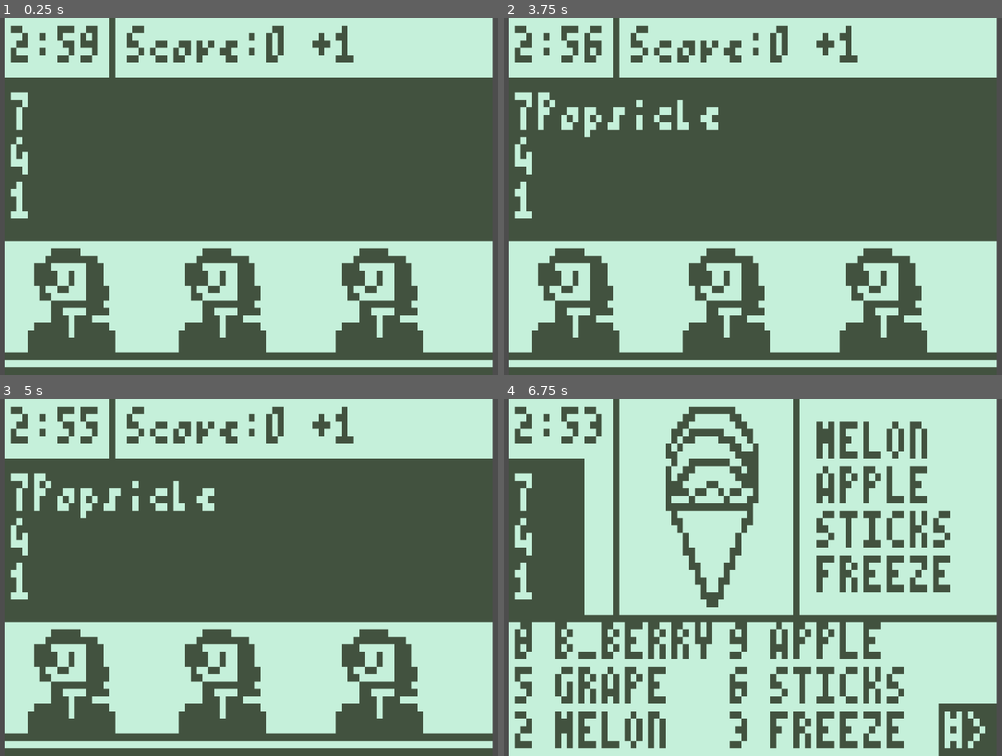
Above: before the commit, frames 1-4 (two rows, left to right).
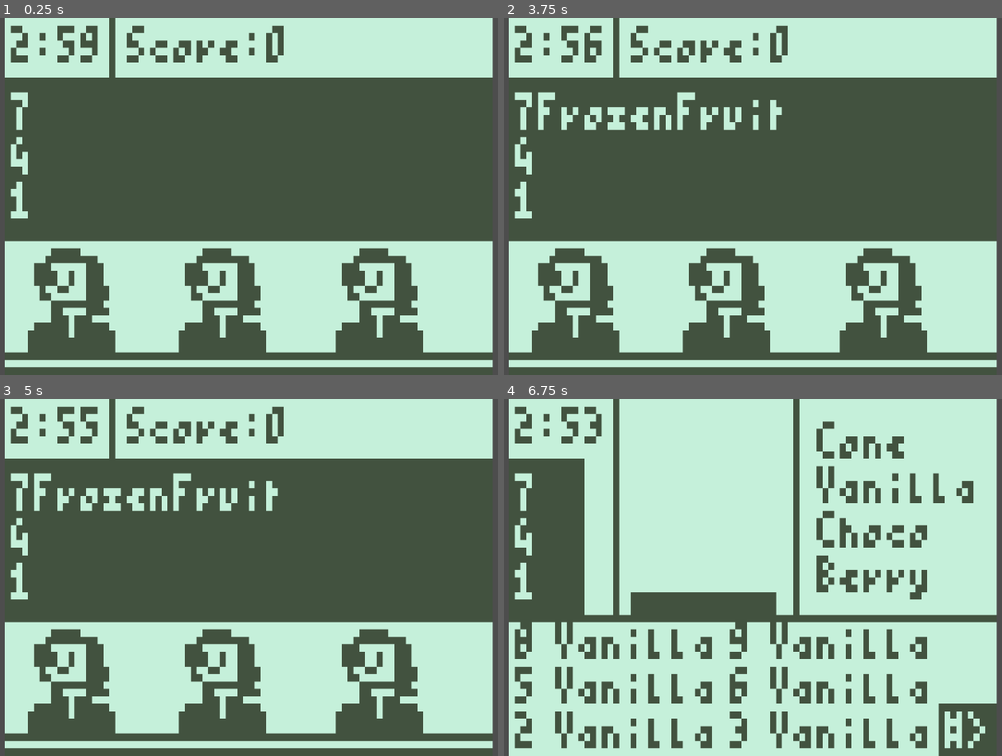
Above: after the commit, the same moments.

Repository: ErikHo61/NokiaJam2024
Game: Godot game, scene res://main.tscn
The game is run twice, just before and just after one commit, with the same random seed, the same clock (stepped at 60 frames per second) and the same inputs.
Inputs:
- Up to frame 1 (0.25 s): no input
- Up to frame 2 (3.75 s): tap Enter at 0.5, 2.75 s; hold Keypad Enter (kp enter) 0.53-1.28 s; tap Keypad 0 (kp 0) at 1.35 s; tap Keypad Enter (kp enter) at 1.55, 3.05 s; tap Space at 2, 3.5 s; hold Keypad Enter (kp enter) 2.03-2.78 s; tap Keypad 1 (kp 1) at 2.1 s; tap Keypad 2 (kp 2) at 2.85 s; hold Keypad Enter (kp enter) from 3.53 s (still down); tap Keypad 3 (kp 3) at 3.6 s
- Up to frame 3 (5 s): release Keypad Enter (kp enter) at 4.28 s; tap Keypad 4 (kp 4) at 4.35 s; tap Keypad Enter (kp enter) at 4.55 s
- Up to frame 4 (6.75 s): tap Enter at 5 s; hold Keypad Enter (kp enter) 5.03-5.78 s; tap Keypad 5 (kp 5) at 5.1 s; tap Space at 5.75 s; tap Keypad 6 (kp 6) at 5.85 s; tap Keypad Enter (kp enter) at 6.05 s; hold Keypad Enter (kp enter) from 6.53 s (still down); tap Keypad 7 (kp 7) at 6.6 s

The runs differ from the first frame. In frame 1, 0.3% of the frame differs, in the area x 62-72%, y 2-13%; in frame 2, 1.5%; in frame 3, 1.5%; in frame 4, 18%, in the area x 10-95%, y 2-98%.
Error after the commit: Invalid assignment of property or key 'text' with value of type 'String' on a base object of type 'null instance'. (res://assets/Scripts/Minigame.gd:87)

Commit message:
New Sprites, Some logic for sounds

Diff:
--- a/assets/Scripts/Game.gd
+++ b/assets/Scripts/Game.gd
@@ -18,6 +18,7 @@
 
 # Called when the node enters the scene tree for the first time.
 func _ready():
+	#load("res://assets/sfx/ring1.wav")
 	preload_minigames()
 	input = get_node("Input")
 	connect_input()
@@ -48,6 +49,12 @@
 		elif($Minigames/MinigameSelection1/Input.text == ""):
 			CurMinigameHolder1 = initialize_minigame()
 			$Minigames/MinigameSelection1/Input.text = CurMinigameHolder1.title
+
+		#if($AudioPlayer.is_playing()):
+			#$AudioPlayer.stop()
+		#print("thing")
+		#$AudioPlayer.stream = load("res://assets/sfx/ring1.wav")
+		#$AudioPlayer.play()
 		randomize_next_minigame_time()
 
 func randomize_next_minigame_time():
@@ -72,19 +79,27 @@
 	load("res://assets/GDResources/Minigames/IceCreamScoop.tres")
 	load("res://assets/GDResources/Minigames/Cake.tres")
 	load("res://assets/GDResources/Minigames/Popsicle.tres")
+	load("res://assets/GDResources/Minigames/FrozenFruit.tres")
 
 func initialize_minigame():
 	var output
 	var rng = RandomNumberGenerator.new()
 	rng.randomize()
-	var num = rng.randi_range(0, 2)
+	var num = rng.randi_range(0, 3)
 	match num:
 		0:
 			output = load("res://assets/GDResources/Minigames/IceCreamScoop.tres")
+			#$FoodSprite.set_animation("IceCream")
 		1:
 			output = load("res://assets/GDResources/Minigames/Cake.tres")
+			#$FoodSprite.set_animation("Cake")
 		2:
 			output = load("res://assets/GDResources/Minigames/Popsicle.tres")
+			#$FoodSprite.set_animation("Popsicle")
+		3:
+			output = load("res://assets/GDResources/Minigames/FrozenFruit.tres")
+			#$FoodSprite.set_animation("FrozenFruit")
+
 	return output
 
 func _on_input_received(keycode):
--- a/assets/Scripts/Minigame.gd
+++ b/assets/Scripts/Minigame.gd
@@ -15,10 +15,7 @@
 signal ScoreReturn(score)
 
 func _ready():
-	blips.append(load("res://assets/sfx/blip1.wav"))
-	blips.append(load("res://assets/sfx/blip5.wav"))
-	blips.append(load("res://assets/sfx/blip7.wav"))
-	blips.append(load("res://assets/sfx/blip9.wav"))
+	load_sfx()
 	pass
 
 func _process(delta):
@@ -35,7 +32,7 @@
 		return
 	if(has_node("BottomPanel/HBoxContainer"+keycode)):
 		add_ingredient(get_node("BottomPanel/HBoxContainer"+keycode+"/Input").text, keycode)
-		play_random_blip()
+		#play_random_blip()
 		return
 	match keycode:
 		"#":
@@ -44,6 +41,7 @@
 func add_ingredient(input, keycode):
 	if(input != ""):
 		CurOrderFilled.append(get_node("BottomPanel/HBoxContainer"+keycode+"/Input").text)
+
 
 func connect_input():
 	input.input.connect(_on_input_received)
@@ -67,8 +65,6 @@
 				tempCurOrder.erase(CurOrderFilled[i])
 				tempScore += 1
 		tempScore -= tempCurOrder.size()
-
-
 	return tempScore
 
 #Make the order screen active and attach all labels
@@ -104,13 +100,20 @@
 	if(audioplayer.is_playing()):
 		audioplayer.stop()
 	if(score < targetScore):
-
 		audioplayer.stream = load("res://assets/sfx/good2.wav")
 	else:
 		audioplayer.stream = load("res://assets/sfx/good1.wav")
 	audioplayer.play()
 
+#func update_food():
+	#$Food.texture = icecream[1]
 
 func deactivate_minigame():
 	self.visible = false
 	emit_signal("ScoreReturn", validation())
+
+func load_sfx():
+	blips.append(load("res://assets/sfx/blip1.wav"))
+	blips.append(load("res://assets/sfx/blip5.wav"))
+	blips.append(load("res://assets/sfx/blip7.wav"))
+	blips.append(load("res://assets/sfx/blip9.wav"))
--- a/scene/DinerScreen.tscn
+++ b/scene/DinerScreen.tscn
@@ -5,7 +5,7 @@
 [ext_resource type="Texture2D" uid="uid://016ob5bck0ku" path="res://assets/Sprites/FrontPerson.png" id="2_rlr4q"]
 [ext_resource type="Script" path="res://assets/Scripts/InputScript.gd" id="4_dt4a0"]
 [ext_resource type="PackedScene" uid="uid://dcoudhyv37usn" path="res://scene/OrderScreen.tscn" id="5_yuxce"]
-[ext_resource type="AudioStream" uid="uid://bjunaw2rf13vf" path="res://assets/sfx/blip1.wav" id="6_hp8wo"]
+[ext_resource type="AudioStream" uid="uid://cabj73b6mwtms" path="res://assets/sfx/blip5.wav" id="6_2b3co"]
 
 [node name="Diner" type="Node2D"]
 script = ExtResource("1_tyysg")
@@ -175,7 +175,6 @@
 offset_bottom = 11.0
 theme_override_colors/default_color = Color(0, 0, 0, 1)
 theme_override_fonts/normal_font = ExtResource("1_v7gsg")
-text = "+1"
 fit_content = true
 autowrap_mode = 0
 
@@ -191,6 +190,6 @@
 visible = false
 
 [node name="AudioPlayer" type="AudioStreamPlayer2D" parent="."]
-stream = ExtResource("6_hp8wo")
+stream = ExtResource("6_2b3co")
 
 [connection signal="timeout" from="Timer" to="." method="_on_timer_timeout"]
--- a/scene/OrderScreen.tscn
+++ b/scene/OrderScreen.tscn
@@ -1,8 +1,110 @@
-[gd_scene load_steps=4 format=3 uid="uid://dcoudhyv37usn"]
+[gd_scene load_steps=24 format=3 uid="uid://dcoudhyv37usn"]
 
 [ext_resource type="FontFile" uid="uid://cxeg4c7rwp2y3" path="res://assets/fonts/lowrez/lowrez.png" id="1_b1rls"]
 [ext_resource type="Script" path="res://assets/Scripts/Minigame.gd" id="1_cic5e"]
 [ext_resource type="Texture2D" uid="uid://cah2jl8dyfh5j" path="res://assets/Sprites/IceCream4.png" id="2_wkx0y"]
+[ext_resource type="Texture2D" uid="uid://ckxb3yqwapvrr" path="res://assets/Sprites/Cake1.png" id="4_7mcip"]
+[ext_resource type="Texture2D" uid="uid://uti2uynj5xqi" path="res://assets/Sprites/Cake2.png" id="5_7dr1h"]
+[ext_resource type="Texture2D" uid="uid://cmky8mh85kxw6" path="res://assets/Sprites/Cake3.png" id="6_tjds5"]
+[ext_resource type="Texture2D" uid="uid://4cclmqk7xk8r" path="res://assets/Sprites/Cake4.png" id="7_wx2or"]
+[ext_resource type="Texture2D" uid="uid://cbcyc0hhjcuhb" path="res://assets/Sprites/Cake5.png" id="8_7wyid"]
+[ext_resource type="Texture2D" uid="uid://1qcbp2tx2ukt" path="res://assets/Sprites/Cake6.png" id="9_3xef8"]
+[ext_resource type="Texture2D" uid="uid://cb6wm4a1obtir" path="res://assets/Sprites/FrozenFruit1.png" id="10_6m6fk"]
+[ext_resource type="Texture2D" uid="uid://bo2ph3irxkhc6" path="res://assets/Sprites/FrozenFruit2.png" id="11_k4jwu"]
+[ext_resource type="Texture2D" uid="uid://c2meprrngk386" path="res://assets/Sprites/FrozenFruit3.png" id="12_pnu6w"]
+[ext_resource type="Texture2D" uid="uid://sqeakqbfptee" path="res://assets/Sprites/FrozenFruit4.png" id="13_1cmiv"]
+[ext_resource type="Texture2D" uid="uid://dreht14bxr6lj" path="res://assets/Sprites/IceCream1.png" id="14_u3eks"]
+[ext_resource type="Texture2D" uid="uid://lckwytlr3xbm" path="res://assets/Sprites/IceCream2.png" id="15_nqugq"]
+[ext_resource type="Texture2D" uid="uid://bj28x8jfpwqat" path="res://assets/Sprites/IceCream3.png" id="16_7i7hl"]
+[ext_resource type="Texture2D" uid="uid://dti77c0wtyq4j" path="res://assets/Sprites/Popsicle1.png" id="17_xk2f1"]
+[ext_resource type="Texture2D" uid="uid://bebstkkcckaxd" path="res://assets/Sprites/Popsicle2.png" id="18_dh8pp"]
+[ext_resource type="Texture2D" uid="uid://dbyhh8dpti0ho" path="res://assets/Sprites/Popsicle3.png" id="19_2v8fr"]
+[ext_resource type="Texture2D" uid="uid://duscdec4h2sie" path="res://assets/Sprites/Popsicle4.png" id="20_88vy0"]
+[ext_resource type="Texture2D" uid="uid://bvdg1jtrns7t7" path="res://assets/Sprites/Popsicle5.png" id="21_4rtq4"]
+[ext_resource type="Texture2D" uid="uid://cq4265rkrjeu4" path="res://assets/Sprites/Popsicle6.png" id="22_4lo40"]
+
+[sub_resource type="SpriteFrames" id="SpriteFrames_kuylm"]
+animations = [{
+"frames": [{
+"duration": 1.0,
+"texture": ExtResource("4_7mcip")
+}, {
+"duration": 1.0,
+"texture": ExtResource("5_7dr1h")
+}, {
+"duration": 1.0,
+"texture": ExtResource("6_tjds5")
+}, {
+"duration": 1.0,
+"texture": ExtResource("7_wx2or")
+}, {
+"duration": 1.0,
+"texture": ExtResource("8_7wyid")
+}, {
+"duration": 1.0,
+"texture": ExtResource("9_3xef8")
+}],
+"loop": false,
+"name": &"Cake",
+"speed": 5.0
+}, {
+"frames": [{
+"duration": 1.0,
+"texture": ExtResource("10_6m6fk")
+}, {
+"duration": 1.0,
+"texture": ExtResource("11_k4jwu")
+}, {
+"duration": 1.0,
+"texture": ExtResource("12_pnu6w")
+}, {
+"duration": 1.0,
+"texture": ExtResource("13_1cmiv")
+}],
+"loop": false,
+"name": &"FrozenFruit",
+"speed": 5.0
+}, {
+"frames": [{
+"duration": 1.0,
+"texture": ExtResource("14_u3eks")
+}, {
+"duration": 1.0,
+"texture": ExtResource("15_nqugq")
+}, {
+"duration": 1.0,
+"texture": ExtResource("16_7i7hl")
+}, {
+"duration": 1.0,
+"texture": ExtResource("2_wkx0y")
+}],
+"loop": false,
+"name": &"IceCream",
+"speed": 5.0
+}, {
+"frames": [{
+"duration": 1.0,
+"texture": ExtResource("17_xk2f1")
+}, {
+"duration": 1.0,
+"texture": ExtResource("18_dh8pp")
+}, {
+"duration": 1.0,
+"texture": ExtResource("19_2v8fr")
+}, {
+"duration": 1.0,
+"texture": ExtResource("20_88vy0")
+}, {
+"duration": 1.0,
+"texture": ExtResource("21_4rtq4")
+}, {
+"duration": 1.0,
+"texture": ExtResource("22_4lo40")
+}],
+"loop": false,
+"name": &"Popsicle",
+"speed": 5.0
+}]
 
 [node name="OrderScreen" type="Node2D"]
 script = ExtResource("1_cic5e")
@@ -27,13 +129,33 @@
 offset_right = 84.0
 offset_bottom = 48.0
 
-[node name="HBoxContainer8" type="Control" parent="BottomPanel"]
+[node name="ColorRect2" type="ColorRect" parent="BottomPanel"]
+layout_mode = 0
+offset_top = -1.0
+offset_right = 85.0
+color = Color(0.164706, 0.164706, 0.164706, 1)
+
+[node name="ColorRect3" type="ColorRect" parent="BottomPanel"]
+layout_mode = 0
+offset_left = 18.0
+offset_top = -30.0
+offset_right = 19.0
+color = Color(0.164706, 0.164706, 0.164706, 1)
+
+[node name="ColorRect4" type="ColorRect" parent="BottomPanel"]
+layout_mode = 0
+offset_left = 49.0
+offset_top = -30.0
+offset_right = 50.0
+color = Color(0.164706, 0.164706, 0.164706, 1)
+
+[node name="HBoxContainer" type="Control" parent="BottomPanel"]
 anchors_preset = 0
 offset_left = 1.0
 offset_right = 49.0
 offset_bottom = 10.0
 
-[node name="Label" type="RichTextLabel" parent="BottomPanel/HBoxContainer8"]
+[node name="Input" type="RichTextLabel" parent="BottomPanel/HBoxContainer"]
 layout_mode = 2
 offset_right = 4.0
 offset_bottom = 10.0
@@ -43,25 +165,25 @@
 fit_content = true
 autowrap_mode = 0
 
-[node name="Input" type="RichTextLabel" parent="BottomPanel/HBoxContainer8"]
-layout_mode = 2
-offset_left = 7.0
-offset_right = 47.0
-offset_bottom = 10.0
-size_flags_horizontal = 3
-theme_override_colors/default_color = Color(0, 0, 0, 1)
-theme_override_fonts/normal_font = ExtResource("1_b1rls")
-text = "Vanilla"
-fit_content = true
-
-[node name="HBoxContainer5" type="Control" parent="BottomPanel"]
+[node name="Name" type="RichTextLabel" parent="BottomPanel/HBoxContainer"]
+layout_mode = 2
+offset_left = 7.0
+offset_right = 47.0
+offset_bottom = 10.0
+size_flags_horizontal = 3
+theme_override_colors/default_color = Color(0, 0, 0, 1)
+theme_override_fonts/normal_font = ExtResource("1_b1rls")
+text = "Vanilla"
+fit_content = true
+
+[node name="HBoxContainer2" type="Control" parent="BottomPanel"]
 anchors_preset = 0
 offset_left = 1.0
 offset_top = 6.0
 offset_right = 49.0
 offset_bottom = 16.0
 
-[node name="Label" type="RichTextLabel" parent="BottomPanel/HBoxContainer5"]
+[node name="Input" type="RichTextLabel" parent="BottomPanel/HBoxContainer2"]
 layout_mode = 2
 offset_right = 4.0
 offset_bottom = 10.0
@@ -71,25 +193,25 @@
 fit_content = true
 autowrap_mode = 0
 
-[node name="Input" type="RichTextLabel" parent="BottomPanel/HBoxContainer5"]
-layout_mode = 2
-offset_left = 7.0
-offset_right = 47.0
-offset_bottom = 10.0
-size_flags_horizontal = 3
-theme_override_colors/default_color = Color(0, 0, 0, 1)
-theme_override_fonts/normal_font = ExtResource("1_b1rls")
-text = "Vanilla"
-fit_content = true
-
-[node name="HBoxContainer2" type="Control" parent="BottomPanel"]
+[node name="Name" type="RichTextLabel" parent="BottomPanel/HBoxContainer2"]
+layout_mode = 2
+offset_left = 7.0
+offset_right = 47.0
+offset_bottom = 10.0
+size_flags_horizontal = 3
+theme_override_colors/default_color = Color(0, 0, 0, 1)
+theme_override_fonts/normal_font = ExtResource("1_b1rls")
+text = "Vanilla"
+fit_content = true
+
+[node name="HBoxContainer3" type="Control" parent="BottomPanel"]
 anchors_preset = 0
 offset_left = 1.0
 offset_top = 12.0
 offset_right = 49.0
 offset_bottom = 22.0
 
-[node name="Label" type="RichTextLabel" parent="BottomPanel/HBoxContainer2"]
+[node name="Input" type="RichTextLabel" parent="BottomPanel/HBoxContainer3"]
 layout_mode = 2
 offset_right = 4.0
 offset_bottom = 10.0
@@ -99,24 +221,24 @@
 fit_content = true
 autowrap_mode = 0
 
-[node name="Input" type="RichTextLabel" parent="BottomPanel/HBoxContainer2"]
-layout_mode = 2
-offset_left = 7.0
-offset_right = 47.0
-offset_bottom = 10.0
-size_flags_horizontal = 3
-theme_override_colors/default_color = Color(0, 0, 0, 1)
-theme_override_fonts/normal_font = ExtResource("1_b1rls")
-text = "Vanilla"
-fit_content = true
-
-[node name="HBoxContainer9" type="Control" parent="BottomPanel"]
+[node name="Name" type="RichTextLabel" parent="BottomPanel/HBoxContainer3"]
+layout_mode = 2
+offset_left = 7.0
+offset_right = 47.0
+offset_bottom = 10.0
+size_flags_horizontal = 3
+theme_override_colors/default_color = Color(0, 0, 0, 1)
+theme_override_fonts/normal_font = ExtResource("1_b1rls")
+text = "Vanilla"
+fit_content = true
+
+[node name="HBoxContainer4" type="Control" parent="BottomPanel"]
 anchors_preset = 0
 offset_left = 38.0
 offset_right = 86.0
 offset_bottom = 10.0
 
-[node name="Label" type="RichTextLabel" parent="BottomPanel/HBoxContainer9"]
+[node name="Input" type="RichTextLabel" parent="BottomPanel/HBoxContainer4"]
 layout_mode = 2
 offset_right = 4.0
 offset_bottom = 10.0
@@ -126,25 +248,25 @@
 fit_content = true
 autowrap_mode = 0
 
-[node name="Input" type="RichTextLabel" parent="BottomPanel/HBoxContainer9"]
-layout_mode = 2
-offset_left = 7.0
-offset_right = 47.0
-offset_bottom = 10.0
-size_flags_horizontal = 3
-theme_override_colors/default_color = Color(0, 0, 0, 1)
-theme_override_fonts/normal_font = ExtResource("1_b1rls")
-text = "Vanilla"
-fit_content = true
-
-[node name="HBoxContainer6" type="Control" parent="BottomPanel"]
+[node name="Name" type="RichTextLabel" parent="BottomPanel/HBoxContainer4"]
+layout_mode = 2
+offset_left = 7.0
+offset_right = 47.0
+offset_bottom = 10.0
+size_flags_horizontal = 3
+theme_override_colors/default_color = Color(0, 0, 0, 1)
+theme_override_fonts/normal_font = ExtResource("1_b1rls")
+text = "Vanilla"
+fit_content = true
+
+[node name="HBoxContainer5" type="Control" parent="BottomPanel"]
 anchors_preset = 0
 offset_left = 38.0
 offset_top = 6.0
 offset_right = 86.0
 offset_bottom = 16.0
 
-[node name="Label" type="RichTextLabel" parent="BottomPanel/HBoxContainer6"]
+[node name="Input" type="RichTextLabel" parent="BottomPanel/HBoxContainer5"]
 layout_mode = 2
 offset_right = 4.0
 offset_bottom = 10.0
@@ -154,25 +276,25 @@
 fit_content = true
 autowrap_mode = 0
 
-[node name="Input" type="RichTextLabel" parent="BottomPanel/HBoxContainer6"]
-layout_mode = 2
-offset_left = 7.0
-offset_right = 47.0
-offset_bottom = 10.0
-size_flags_horizontal = 3
-theme_override_colors/default_color = Color(0, 0, 0, 1)
-theme_override_fonts/normal_font = ExtResource("1_b1rls")
-text = "Vanilla"
-fit_content = true
-
-[node name="HBoxContainer3" type="Control" parent="BottomPanel"]
+[node name="Name" type="RichTextLabel" parent="BottomPanel/HBoxContainer5"]
+layout_mode = 2
+offset_left = 7.0
+offset_right = 47.0
+offset_bottom = 10.0
+size_flags_horizontal = 3
+theme_override_colors/default_color = Color(0, 0, 0, 1)
+theme_override_fonts/normal_font = ExtResource("1_b1rls")
+text = "Vanilla"
+fit_content = true
+
+[node name="HBoxContainer6" type="Control" parent="BottomPanel"]
 anchors_preset = 0
 offset_left = 38.0
 offset_top = 12.0
 offset_right = 86.0
 offset_bottom = 22.0
 
-[node name="Label" type="RichTextLabel" parent="BottomPanel/HBoxContainer3"]
+[node name="Input" type="RichTextLabel" parent="BottomPanel/HBoxContainer6"]
 layout_mode = 2
 offset_right = 4.0
 offset_bottom = 10.0
@@ -183,26 +305,52 @@
 fit_content = true
 autowrap_mode = 0
 
-[node name="Input" type="RichTextLabel" parent="BottomPanel/HBoxContainer3"]
-layout_mode = 2
-offset_left = 7.0
-offset_right = 47.0
-offset_bottom = 10.0
-size_flags_horizontal = 3
-theme_override_colors/default_color = Color(0, 0, 0, 1)
-theme_override_fonts/normal_font = ExtResource("1_b1rls")
-text = "Vanilla"
-fit_content = true
-
-[node name="Food" type="Sprite2D" parent="."]
-position = Vector2(34, 14)
-texture = ExtResource("2_wkx0y")
-
-[node name="ColorRect" type="ColorRect" parent="."]
-offset_top = 8.0
-offset_right = 13.0
+[node name="Name" type="RichTextLabel" parent="BottomPanel/HBoxContainer6"]
+layout_mode = 2
+offset_left = 7.0
+offset_right = 47.0
+offset_bottom = 10.0
+size_flags_horizontal = 3
+theme_override_colors/default_color = Color(0, 0, 0, 1)
+theme_override_fonts/normal_font = ExtResource("1_b1rls")
+text = "Vanilla"
+fit_content = true
+
+[node name="Pages" type="RichTextLabel" parent="BottomPanel"]
+visible = false
+layout_mode = 0
+offset_left = 7.0
+offset_top = 18.0
+offset_right = 35.0
+offset_bottom = 25.0
+theme_override_fonts/normal_font = ExtResource("1_b1rls")
+text = "***"
+
+[node name="Okbox" type="Control" parent="BottomPanel"]
+layout_mode = 3
+anchors_preset = 0
+offset_left = 69.0
+offset_top = -11.0
+offset_right = 109.0
+offset_bottom = 29.0
+
+[node name="Background" type="ColorRect" parent="BottomPanel/Okbox"]
+layout_mode = 0
+offset_left = 5.0
+offset_top = 22.0
+offset_right = 16.0
+offset_bottom = 29.0
+color = Color(0.00392157, 0.00392157, 0.00392157, 1)
+
+[node name="Ok" type="RichTextLabel" parent="BottomPanel/Okbox"]
+layout_mode = 0
+offset_left = 6.0
+offset_top = 23.0
+offset_right = 17.0
 offset_bottom = 30.0
-color = Color(0.164706, 0.164706, 0.164706, 1)
+theme_override_fonts/normal_font = ExtResource("1_b1rls")
+text = "#>"
+autowrap_mode = 0
 
 [node name="Orders" type="Control" parent="."]
 layout_mode = 3
@@ -210,6 +358,13 @@
 offset_top = 4.0
 offset_right = 16.0
 offset_bottom = 29.0
+
+[node name="ColorRect" type="ColorRect" parent="Orders"]
+layout_mode = 0
+offset_top = 4.0
+offset_right = 13.0
+offset_bottom = 26.0
+color = Color(0.164706, 0.164706, 0.164706, 1)
 
 [node name="HBoxContainer" type="Control" parent="Orders"]
 anchors_preset = 0
@@ -298,46 +453,7 @@
 Choco
 Berry"
 
-[node name="ColorRect2" type="ColorRect" parent="."]
-offset_top = 29.0
-offset_right = 85.0
-offset_bottom = 30.0
-color = Color(0.164706, 0.164706, 0.164706, 1)
-
-[node name="ColorRect3" type="ColorRect" parent="."]
-offset_left = 18.0
-offset_right = 19.0
-offset_bottom = 30.0
-color = Color(0.164706, 0.164706, 0.164706, 1)
-
-[node name="ColorRect4" type="ColorRect" parent="."]
-offset_left = 49.0
-offset_right = 50.0
-offset_bottom = 30.0
-color = Color(0.164706, 0.164706, 0.164706, 1)
-
-[node name="Okbox" type="Control" parent="."]
-layout_mode = 3
-anchors_preset = 0
-offset_left = 69.0
-offset_top = 19.0
-offset_right = 109.0
-offset_bottom = 59.0
-
-[node name="Background" type="ColorRect" parent="Okbox"]
-layout_mode = 0
-offset_left = 5.0
-offset_top = 22.0
-offset_right = 16.0
-offset_bottom = 29.0
-color = Color(0.00392157, 0.00392157, 0.00392157, 1)
-
-[node name="Ok" type="RichTextLabel" parent="Okbox"]
-layout_mode = 0
-offset_left = 6.0
-offset_top = 23.0
-offset_right = 17.0
-offset_bottom = 30.0
-theme_override_fonts/normal_font = ExtResource("1_b1rls")
-text = "#>"
-autowrap_mode = 0
+[node name="FoodSprite" type="AnimatedSprite2D" parent="."]
+position = Vector2(34, 14)
+sprite_frames = SubResource("SpriteFrames_kuylm")
+animation = &"Cake"
Binary file added: assets/Sprites/Cake1.png
Not shown, added: assets/Sprites/Cake1.png.import
Binary file added: assets/Sprites/Cake2.png
Not shown, added: assets/Sprites/Cake2.png.import
Binary file added: assets/Sprites/Cake3.png
Not shown, added: assets/Sprites/Cake3.png.import
Binary file added: assets/Sprites/Cake4.png
Not shown, added: assets/Sprites/Cake4.png.import
Binary file added: assets/Sprites/Cake5.png
Not shown, added: assets/Sprites/Cake5.png.import
Binary file added: assets/Sprites/Cake6.png
Not shown, added: assets/Sprites/Cake6.png.import
